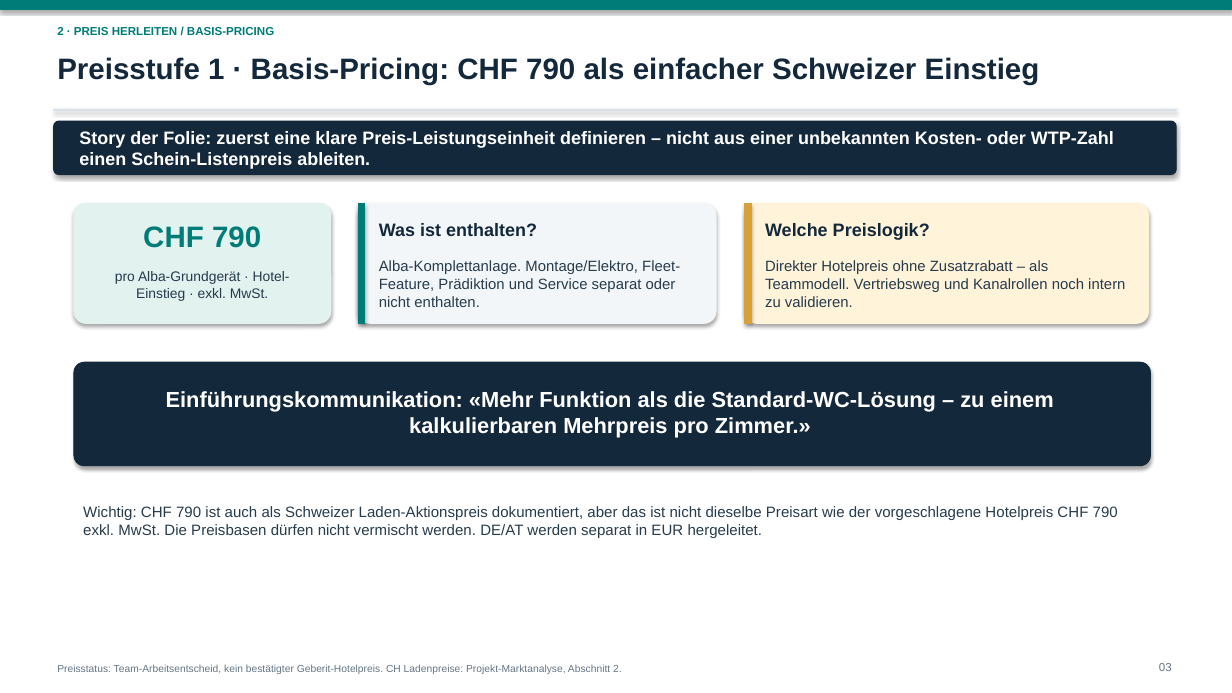
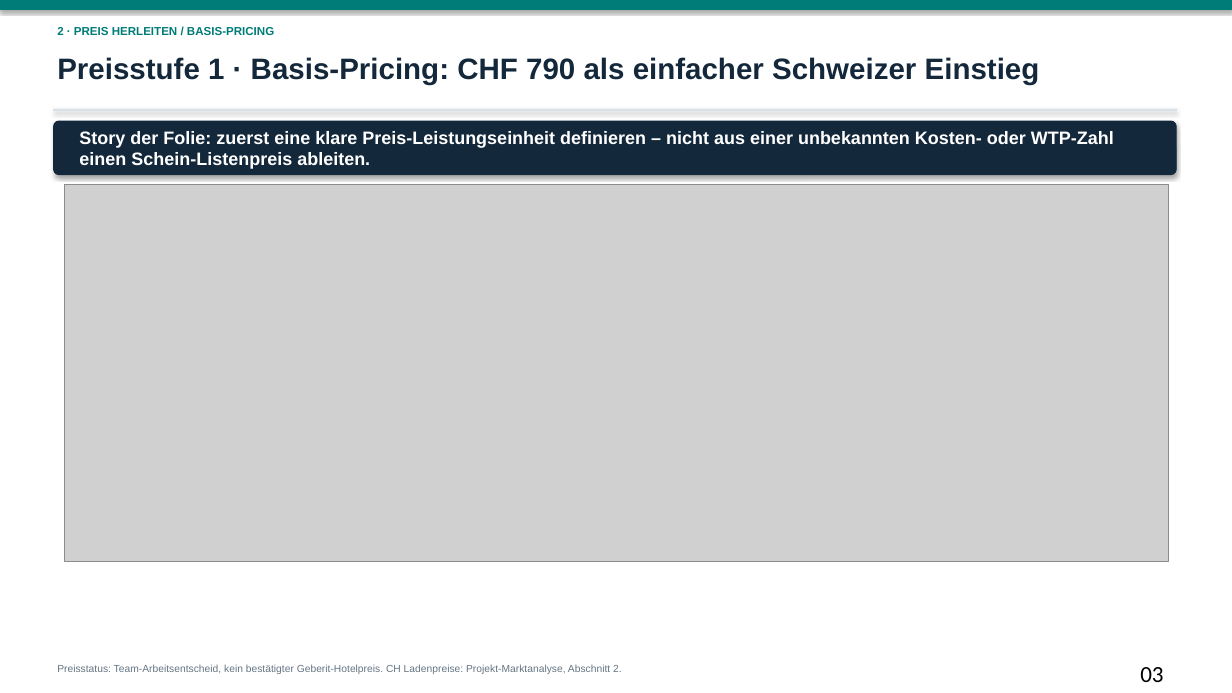
Before and after one commit to dhueppi/ZHAW_CAS_PRICING_01, a slide deck: slide 3 of leistungsnachweis_2/LN2_AquaClean_Alba_Hotel_Preiskonzept_2026.pptx. Drawn at 1232x693 pixels with LibreOffice and Linux fonts; fonts in the diff are those of the drawing; grey boxes stand for pictures. Boxes give left, top, right and bottom in pixels: in the first picture for what was removed or moved away, otherwise in the second. Text is boxed around its words. In the diff, an @@ line names an element or a change of style, - is before the commit and + after.

```diff
--- a/leistungsnachweis_2/LN2_AquaClean_Alba_Hotel_Preiskonzept_2026.pptx
+++ b/leistungsnachweis_2/LN2_AquaClean_Alba_Hotel_Preiskonzept_2026.pptx
@@ picture added at <box>65,185,1169,561</box> @@
@@ rounded rectangle removed at <box>74,203,331,323</box> @@
@@ rounded rectangle removed at <box>359,203,716,323</box> @@
@@ rectangle removed at <box>359,203,365,323</box> @@
@@ rounded rectangle removed at <box>745,203,1149,323</box> @@
@@ rectangle removed at <box>745,203,751,323</box> @@
@@ text removed at <box>143,226,261,248</box> @@
-CHF 790
@@ text removed at <box>379,223,537,236</box> @@
-Was ist enthalten?
@@ text removed at <box>765,223,930,240</box> @@
-Welche Preislogik?
@@ text removed at <box>379,260,680,307</box> @@
-Alba-Komplettanlage. Montage/Elektro, Fleet-Feature, Prädiktion und Service separat oder nicht enthalten.
@@ text removed at <box>765,260,1125,307</box> @@
-Direkter Hotelpreis ohne Zusatzrabatt – als Teammodell. Vertriebsweg und Kanalrollen noch intern zu validieren.
@@ text removed at <box>115,271,290,301</box> @@
-pro Alba-Grundgerät · Hotel-Einstieg · exkl. MwSt.
@@ rounded rectangle removed at <box>74,362,1151,466</box> @@
@@ text removed at <box>166,391,1054,438</box> @@
-Einführungskommunikation: «Mehr Funktion als die Standard-WC-Lösung – zu einem kalkulierbaren Mehrpreis pro Zimmer.»
@@ text removed at <box>83,506,1118,538</box> @@
-Wichtig: CHF 790 ist auch als Schweizer Laden-Aktionspreis dokumentiert, aber das ist nicht dieselbe Preisart wie der vorgeschlagene Hotelpreis CHF 790 exkl. MwSt. Die Preisbasen dürfen nicht vermischt werden. DE/AT werden separat in EUR hergeleitet.
@@ text "03" at <box>1140,667,1163,682</box>: size 9 to 18 pt, font Arial to Calibri, text colour #657685 to #000000; alignment right to left @@
```
Also in this commit, not shown: 16 other slides changed, 1 slide added, 21 other files.
